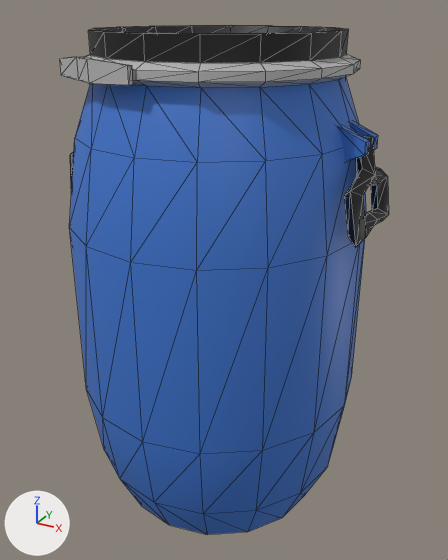
A saved change to the glTF model Blends/prop-food-barrel.glb.
Both versions are drawn from a 50 mm camera at (0.902, -1.605, 0.804) aimed at (0.015, 0.007, -0.002). The axes (+X, +Y, +Z) are drawn at lower left. The lights are the same throughout. Mesh edges are drawn as thin lines.

The first picture shows 'prop-food-barrel'.
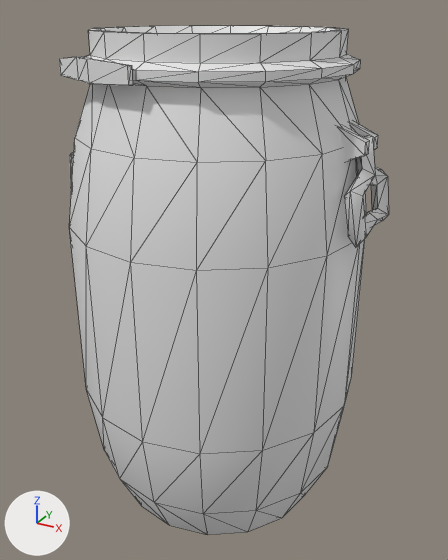
What differs and where, as boxes [x1, y1, x2, y2] in the pictures (448 x 560 px):
'prop-food-barrel', recoloured (blue to grey)
    both: [59, 25, 389, 535]

The change in detail:
me_prop_food_barrel has 330 vertices, 628 faces and spans x -0.49..0.49, y -0.45..0.45, z -0.75..0.75.
me_prop_food_barrel no longer uses material mat_prop_food_barrel (picture img_prop_food_barrel_diffuse).
